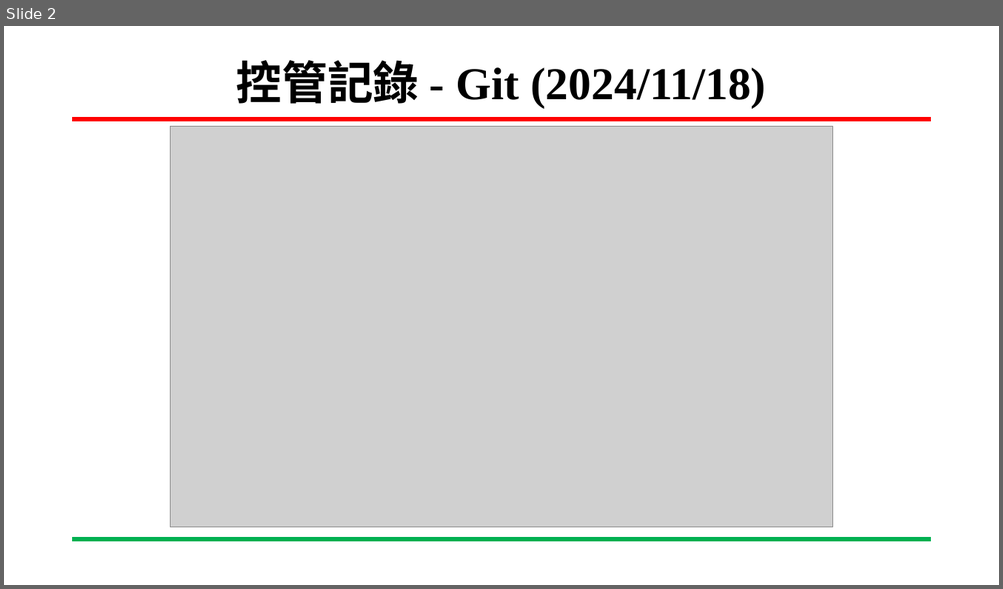
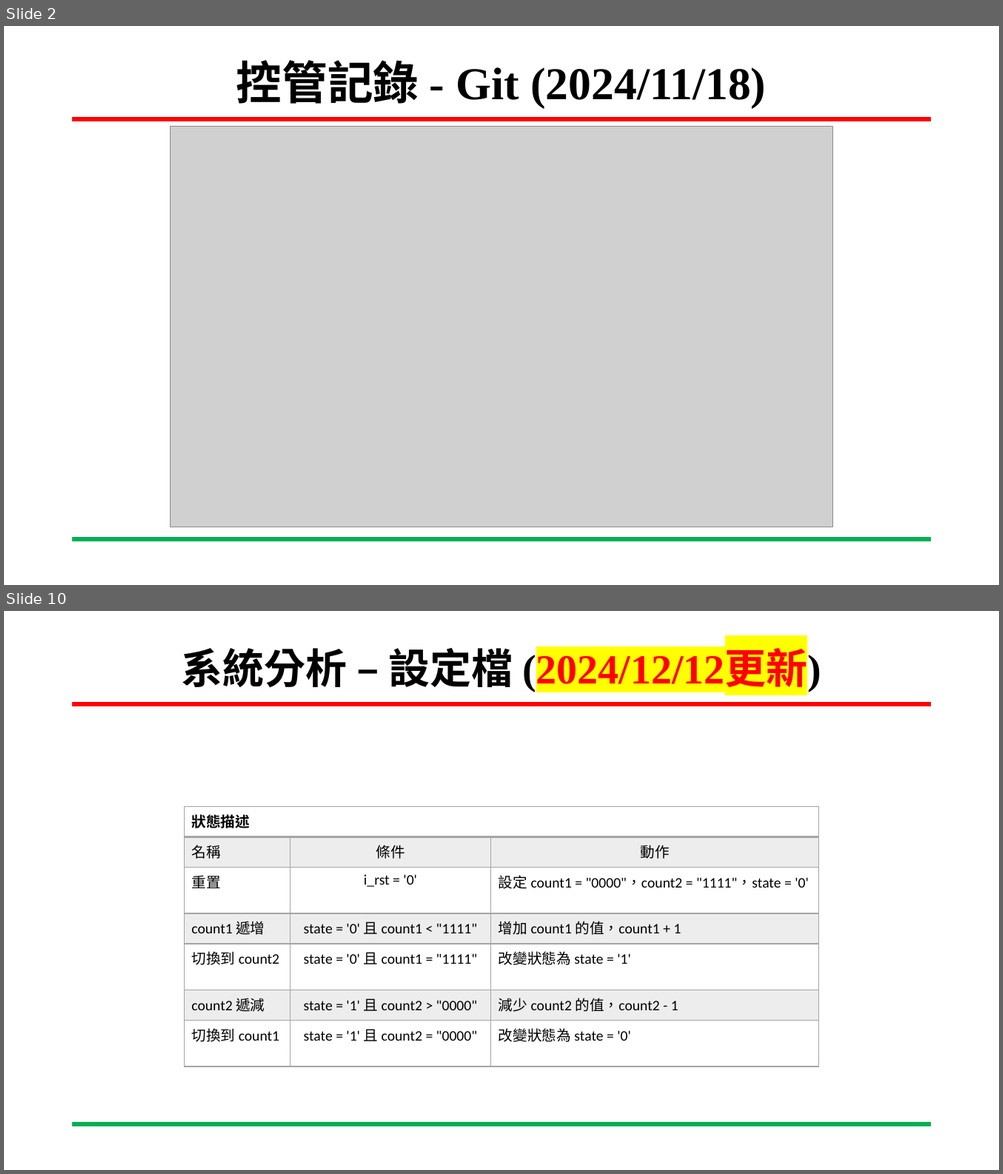
Before and after one commit to wsy0331/SOC-Lab, a slide deck: 專案進度報告_吳紹郁_20241213.pptx. Shown one above the other, each under a label of ours: slide 2 before the commit, slides 2 and 10 after it; the slides between them are not shown. The pictures are 1003x589 and 1003x1174 pixels, drawn with LibreOffice and Linux fonts; fonts in the diff are those of the drawing; grey boxes stand for pictures; background and template pictures are left out. Boxes give left, top, right and bottom in pixels: in the first picture for what was removed or moved away, otherwise in the second. Text is boxed around its words. In the diff, an @@ line names an element or a change of style, - is before the commit and + after.

```diff
--- a/專案進度報告_吳紹郁_20241213.pptx
+++ b/專案進度報告_吳紹郁_20241213.pptx
@@ slide 10 added at (x1=4, y1=611, x2=999, y2=1170), background #FFFFFF; not listed: 2 template elements that a slide beside it also shows @@
@@ title added at (x1=182, y1=648, x2=821, y2=691), 40 pt, text #FF0000, bold @@
+系統分析 – 設定檔 (2024/12/12更新)
@@ table added at (x1=184, y1=807, x2=818, y2=1045), 7 rows, 3 columns @@
+狀態描述 |  | 
+名稱 | 條件 | 動作
+重置 | i_rst = '0' | 設定 count1 = "0000"，count2 = "1111"，state = '0'
+count1 遞增 | state = '0' 且 count1 < "1111" | 增加 count1 的值，count1 + 1
+切換到 count2 | state = '0' 且 count1 = "1111" | 改變狀態為 state = '1'
+count2 遞減 | state = '1' 且 count2 > "0000" | 減少 count2 的值，count2 - 1
+切換到 count1 | state = '1' 且 count2 = "0000" | 改變狀態為 state = '0'
```
Also in this commit, not shown: 12 slides changed, 1 other slide added, 7 slides removed.
